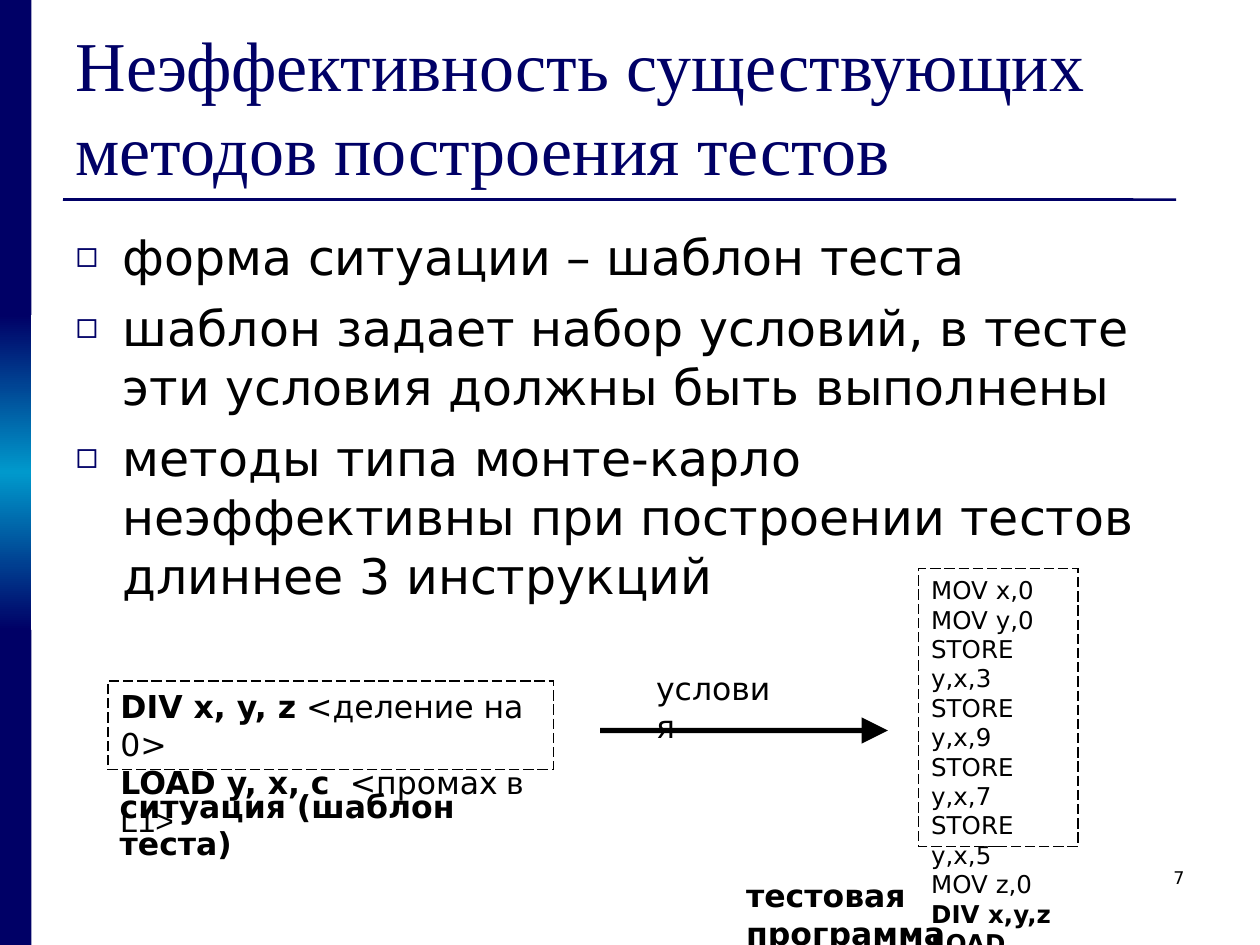
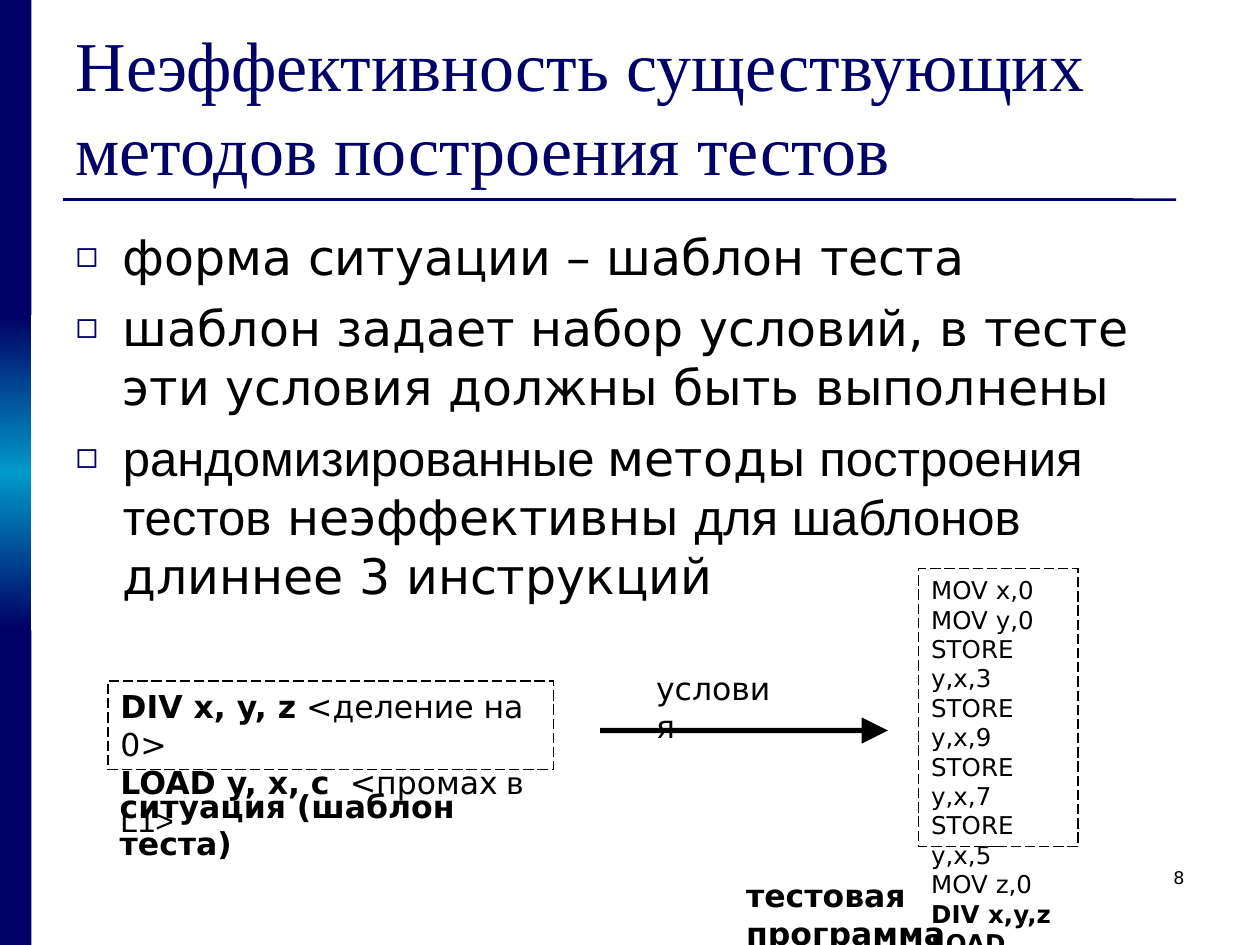
Before and after one commit to kornevgen/tesla-project, a slide deck: slide 8 of papers/THESIS/talks/pred/prethesis8.ppt (slide 7 before the commit). Drawn at 1260x945 pixels with LibreOffice and Linux fonts; fonts in the diff are those of the drawing. Boxes give left, top, right and bottom in pixels: in the first picture for what was removed or moved away, otherwise in the second. Text is boxed around its words. In the diff, an @@ line names an element or a change of style, - is before the commit and + after.

```diff
--- a/papers/THESIS/talks/pred/prethesis8.ppt
+++ b/papers/THESIS/talks/pred/prethesis8.ppt
@@ text at (123, 448, 1082, 605): text changed; font DejaVu Sans to Arial @@
-◻ методы типа монте-карло неэффективны при построении тестов длиннее 3 инструкций
+◻ рандомизированные методы построения тестов неэффективны для шаблонов длиннее 3 инструкций
@@ page number at (1173, 871, 1184, 885): text changed @@
-7
+8
```
Also in this commit, not shown: 3 other slides changed, 1 slide added.
